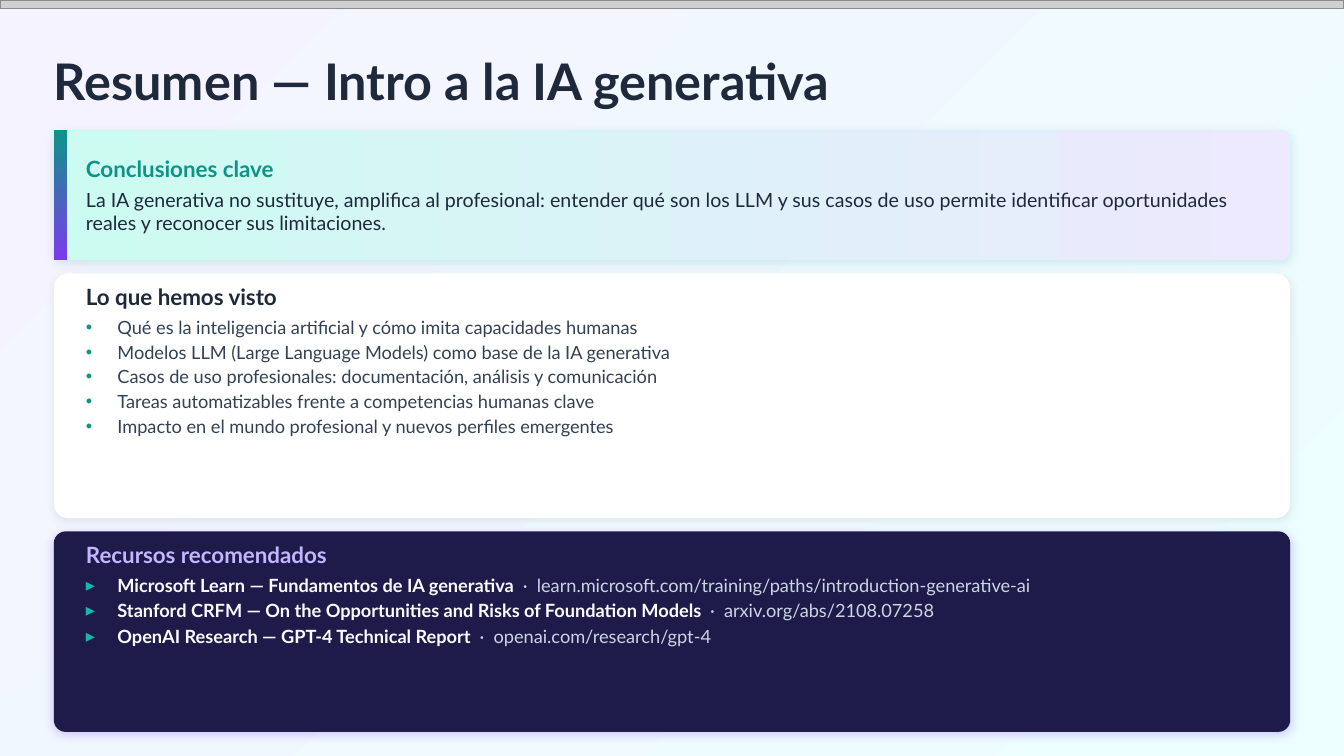
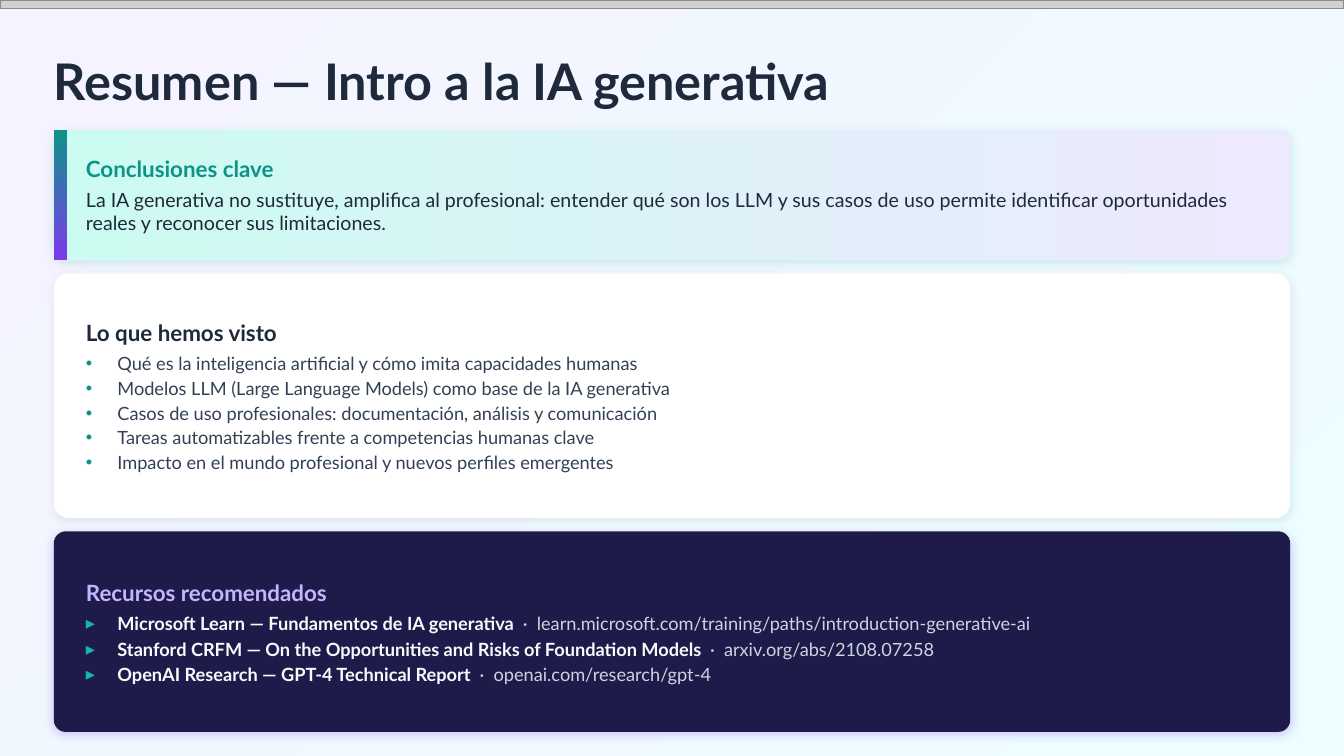
Before and after one commit to quizeth/Labs, a slide deck: slide 11 of IA y Copilot para business professionals/IA Generativa y Microsoft Copilot para profesionales.pptx. Drawn at 1344x756 pixels with LibreOffice and Linux fonts; fonts in the diff are those of the drawing; grey boxes stand for pictures. Boxes give left, top, right and bottom in pixels: in the first picture for what was removed or moved away, otherwise in the second. Text is boxed around its words. In the diff, an @@ line names an element or a change of style, - is before the commit and + after.

```diff
--- a/IA y Copilot para business professionals/IA Generativa y Microsoft Copilot para profesionales.pptx
+++ b/IA y Copilot para business professionals/IA Generativa y Microsoft Copilot para profesionales.pptx
@@ text "Lo que hemos visto" at [86, 324, 670, 473]: vertical alignment top to middle @@
@@ text "Recursos recomendados" at [86, 584, 1030, 685]: vertical alignment top to middle @@
```
Also in this commit, not shown: 6 other slides changed, 1 slide added.
